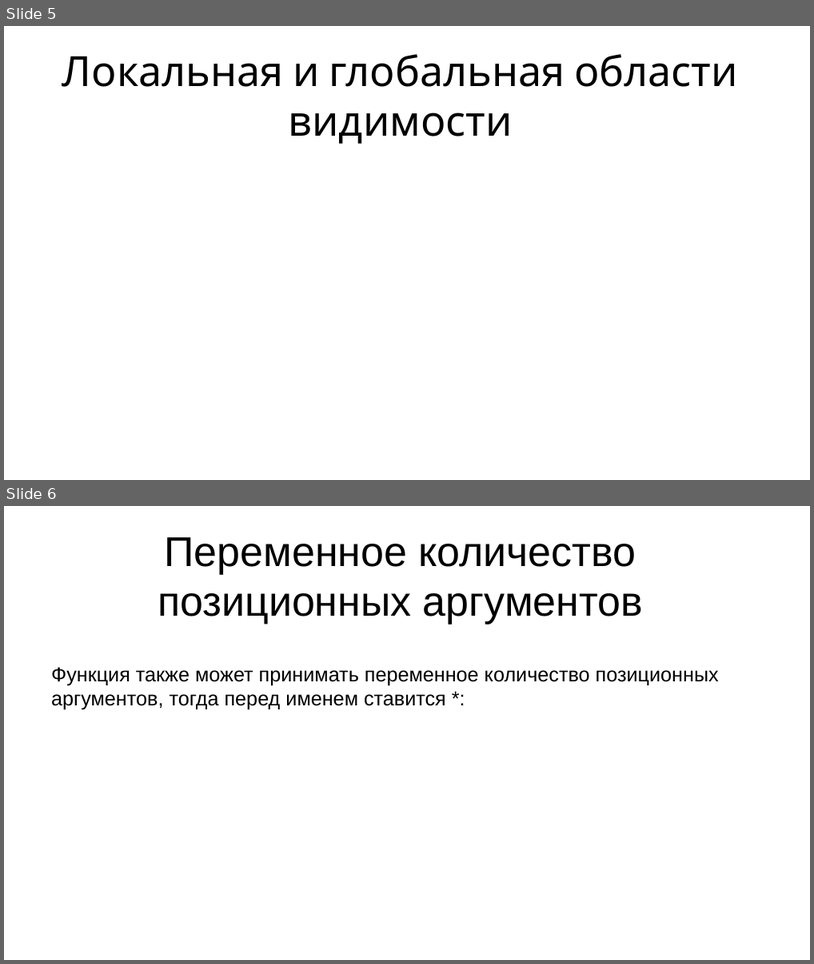
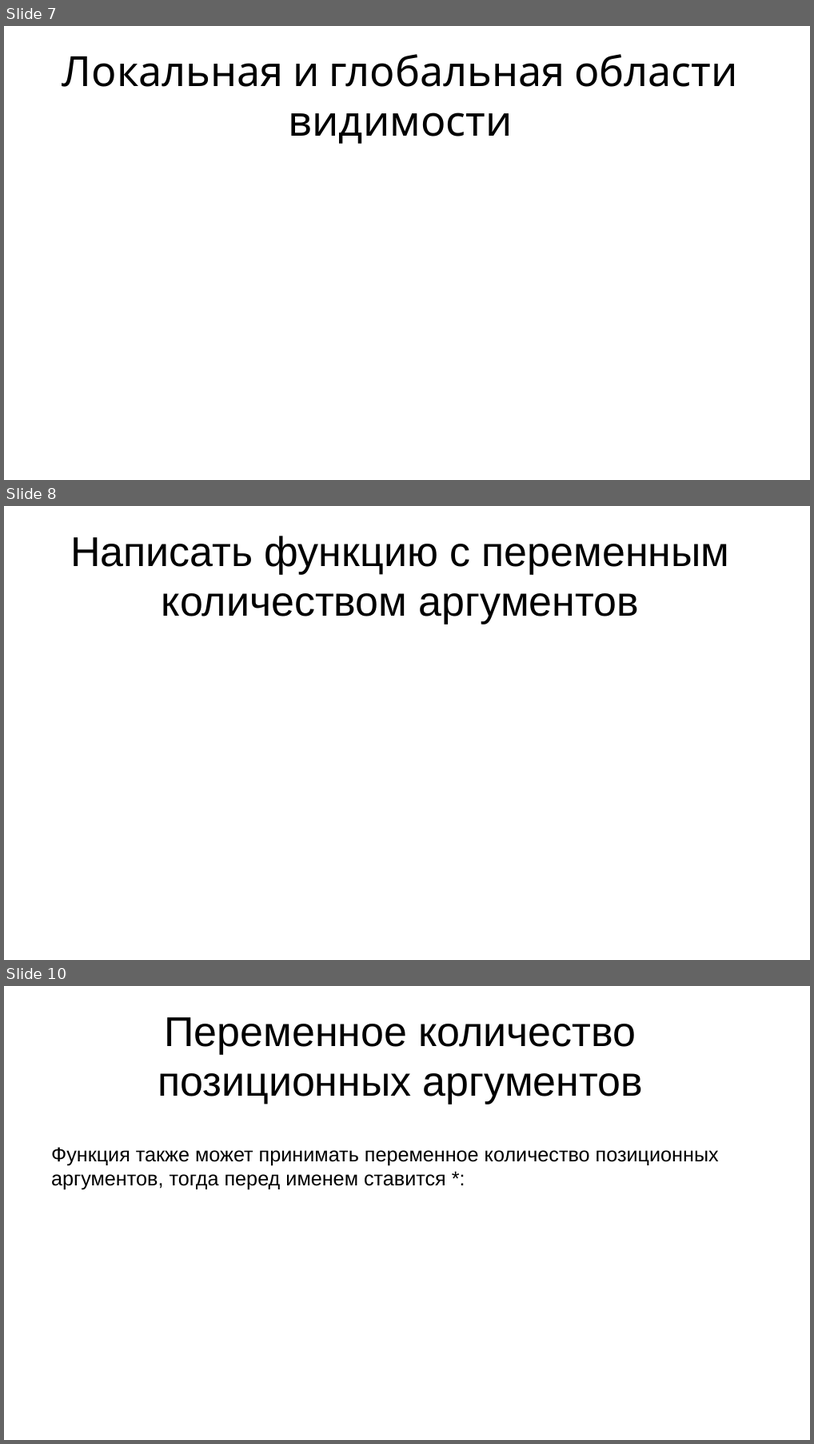
Before and after one commit to maxchv/LearnPython, a slide deck: week04/07.Functions2.pptx. Shown one above the other, each under a label of ours: slides 5 and 6 before the commit, slides 7, 8 and 10 after it; the slides between them are not shown. The pictures are 814x964 and 814x1444 pixels, drawn with LibreOffice and Linux fonts; fonts in the diff are those of the drawing. Boxes give left, top, right and bottom in pixels: in the first picture for what was removed or moved away, otherwise in the second. Text is boxed around its words. In the diff, an @@ line names an element or a change of style, - is before the commit and + after.

```diff
--- a/week04/07.Functions2.pptx
+++ b/week04/07.Functions2.pptx
@@ slide 8 added at (4, 506, 810, 960), background #FFFFFF @@
@@ title added at (70, 536, 730, 624), 66 pt, text #000000 @@
+Написать функцию с переменным количеством аргументов
@@ what was slide 5 is now slide 7 @@
@@ what was slide 6 is now slide 10 @@
```
Also in this commit, not shown: 5 slides changed, 5 other slides added, 5 slides removed, 1 other file.
